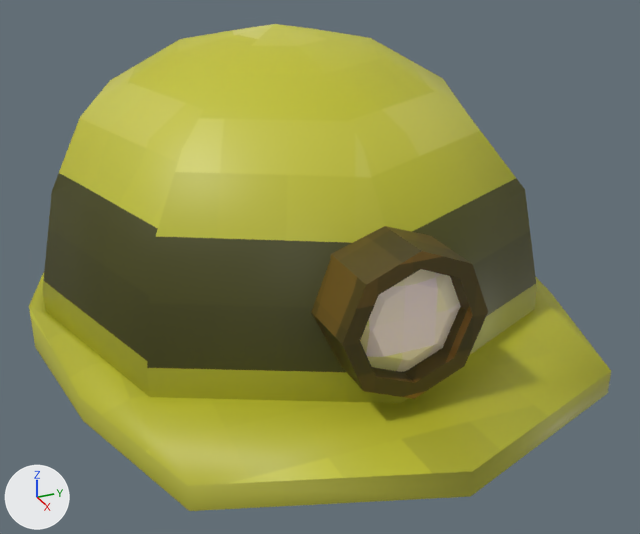
What one commit did to the glTF model Test/Resources/Decoration/Helmet/Helmet.gltf.
Camera for both pictures: a 50 mm lens placed at (2.996, -1.172, 1.795), pointed at (0.313, 0.035, 0.454). The axes (+X, +Y, +Z) are drawn at lower left. The lights are the same throughout. The first picture is the older version. Where no turn or scale is listed for an object, it has been applied to the vertices.

The scene before the commit, as lines of its bpy script (objects in view):
```python
mat_light = principled_material('Light')
mat_light.texture = img_helmettex
me_円柱 = bpy.data.meshes.new('円柱')
me_円柱.from_pydata(...)  # 56 vertices, 108 faces; spans x 0.813..1.071, y -0.239..0.239, z 0.346..0.824
me_円柱.materials.append(mat_light)  # picture img_helmettex
me_球 = bpy.data.meshes.new('球')
me_球.from_pydata(...)  # 91 vertices, 178 faces; spans x -1.05..1.39, y -0.96..0.96, z 0.13..1.27
me_球.materials.append(mat_helmet)  # picture img_helmettex
ob_円柱 = bpy.data.objects.new('円柱', me_円柱)
ob_円柱.location = (0.0, 0.0, 0.0)
ob_球 = bpy.data.objects.new('球', me_球)
ob_球.location = (0.0, 0.0, 0.0)
```
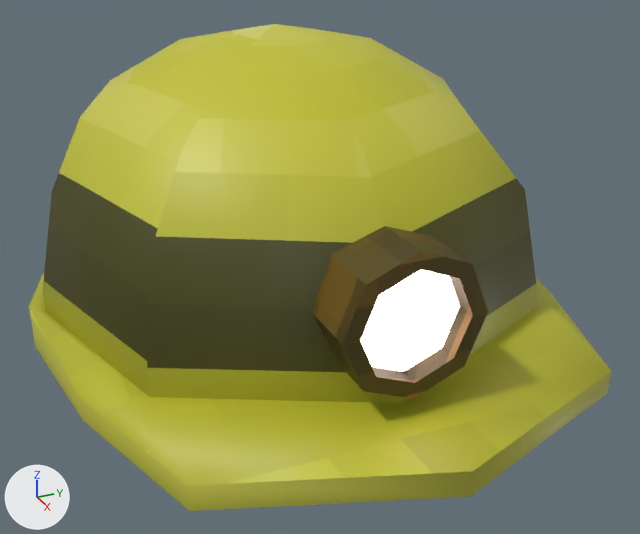
The change, as a list of edits to the scene's bpy script:
```text
Add img_helmetemi:
    img_helmetemi = load_image('HelmetEmi', 'HelmetEmi.png', 32, 32, 'sRGB')
Change mat_light:
    where n0 = _N.new('ShaderNodeBsdfPrincipled'); n0.name = 'Principled BSDF'
    add n0.inputs[28].default_value = 3.0  # 'Emission Strength'
    where n2 = _N.new('ShaderNodeTexImage'); n2.name = 'Image Texture'
    remove n2.interpolation = 'Closest'
    n2.image: img_helmettex -> img_helmetemi
    add n3 = _N.new('ShaderNodeTexImage'); n3.name = 'Image Texture.001'
    add n3.image = img_helmettex
    add n3.interpolation = 'Closest'
    remove _L.new(n2.outputs[0], n0.inputs[0])  # 'Color' to 'Base Color'
    add _L.new(n2.outputs[0], n0.inputs[27])  # 'Color' to 'Emission Color'
    add _L.new(n3.outputs[0], n0.inputs[0])  # 'Color' to 'Base Color'
```

Where the change shows, as pixel boxes (x1, y1, x2, y2) in the pictures (640 x 534 px):
'円柱', surface changed (lighter): (356, 266, 476, 386) in both
